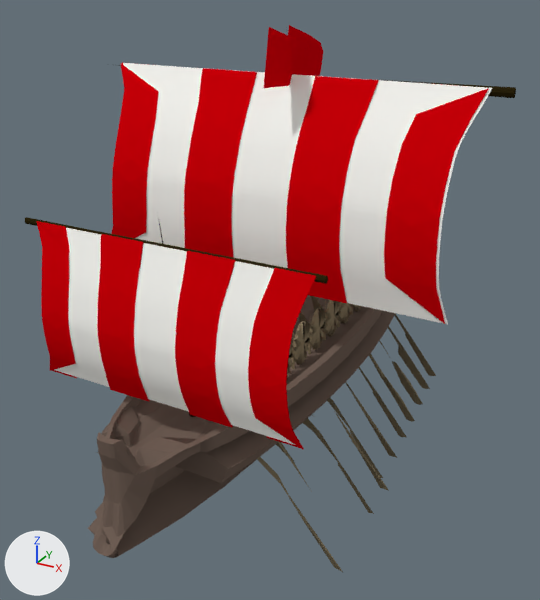
The Blender file blender/blender_models_version_1/Trireme.blend as it was, and as the next commit left it.
The view is the same before and after, from a 50 mm camera at (1.434, -2.758, 1.912) aimed at (-0.032, -0.092, 0.579). Lighting does not change. The marker at lower left points along +X, +Y and +Z.

In view in the first picture: 'Trireme'.
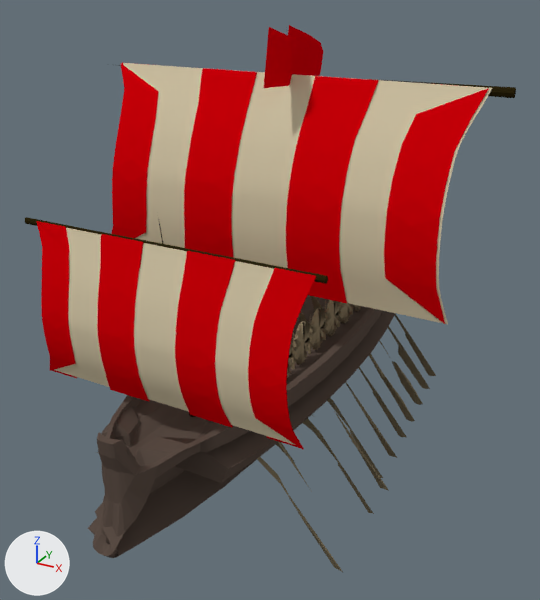
The newer file is also rescaled (x0.911), turned or shifted as a whole; pictures and numbers use the older file's frame.

Boxes [x1, y1, x2, y2] around the edits, measured in the pictures (540 x 600 px):
'Trireme', recoloured: [52, 63, 495, 558] in both

Patch to the scene script:
```diff
--- a/blender/blender_models_version_1/Trireme.blend.py
+++ b/blender/blender_models_version_1/Trireme.blend.py
@@ mat_sail_001 @@
 mat_sail_001 = diffuse_material('sail.001')
-mat_sail_001.base_color = (0.992, 0.989, 0.945)  # white #fefef9
+mat_sail_001.base_color = (0.652, 0.566, 0.387)  # beige #d3c6a7
```
